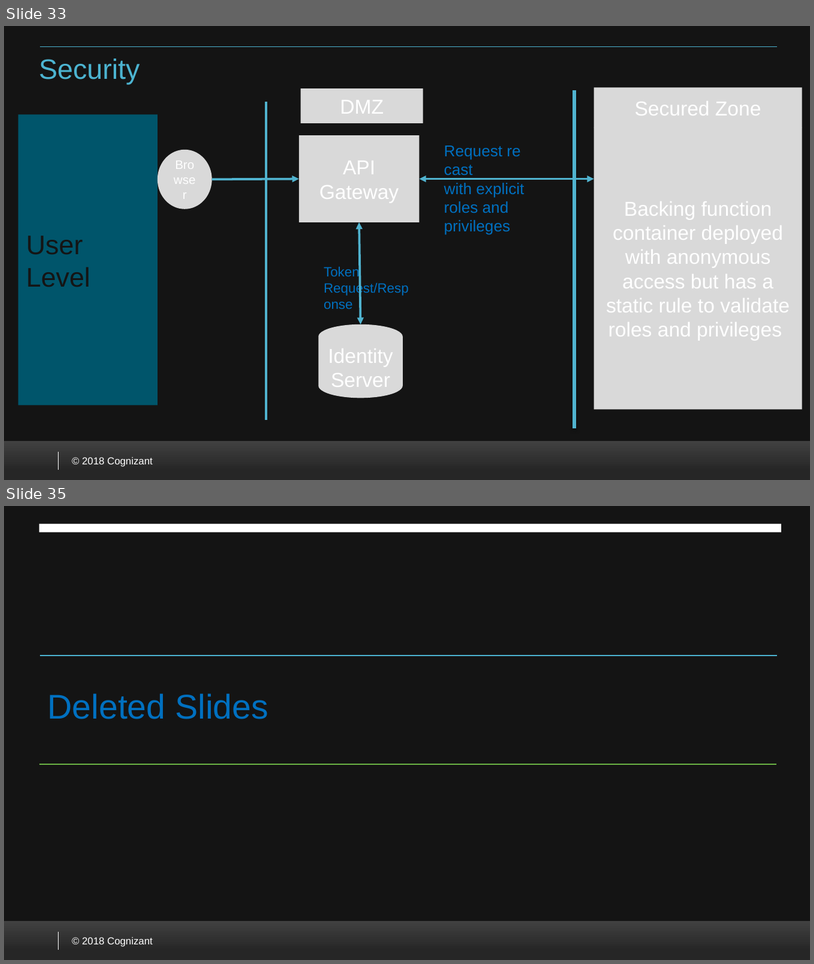
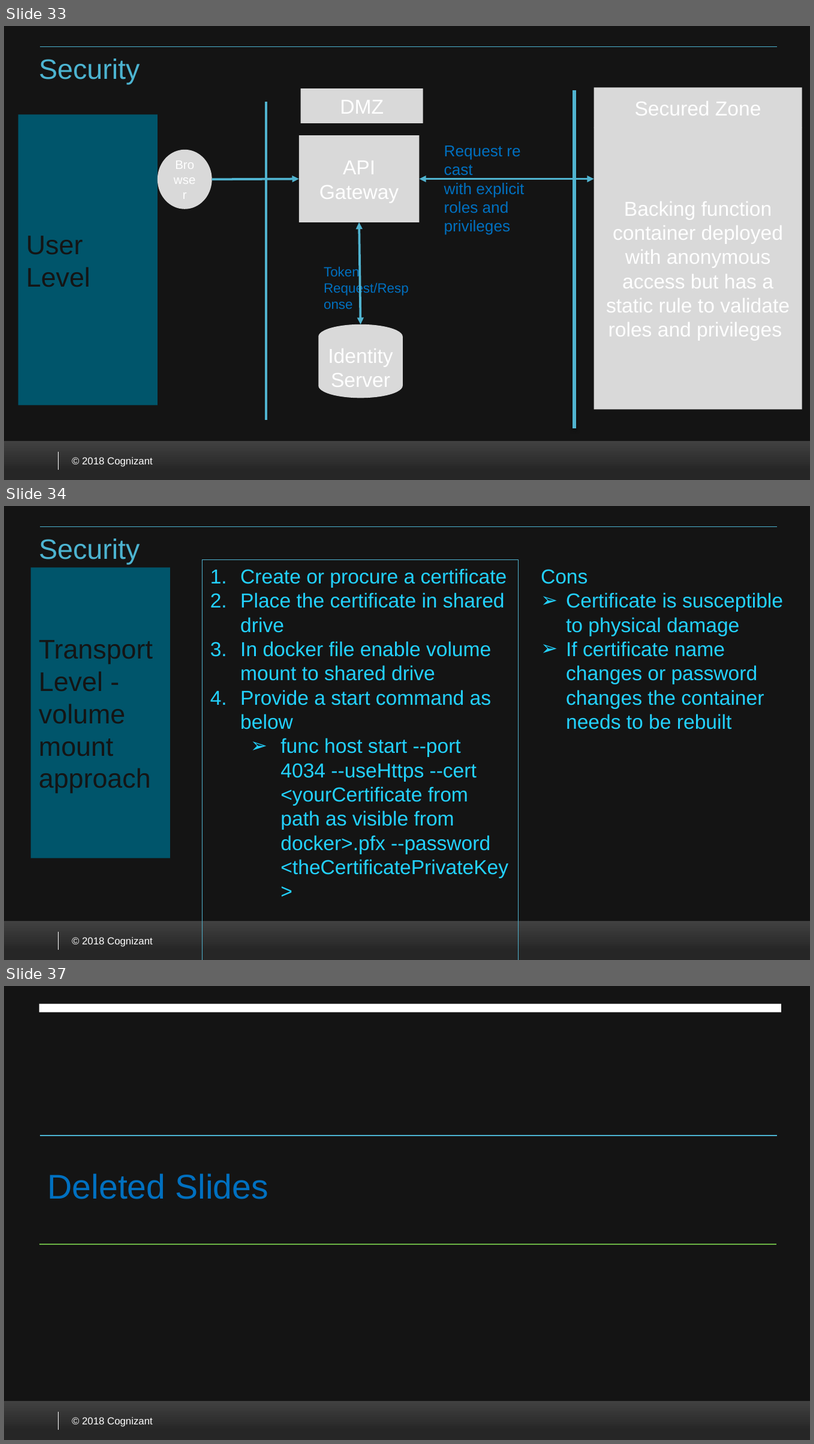
Before and after one commit to VenkateshSrini/MyDocuments, a slide deck: Azurefunction 2.0.pptx. Shown one above the other, each under a label of ours: slides 33 and 35 before the commit, slides 33, 34 and 37 after it; the slides between them are not shown. The pictures are 814x964 and 814x1444 pixels, drawn with LibreOffice and Linux fonts; fonts in the diff are those of the drawing; background and template pictures are left out. Boxes give left, top, right and bottom in pixels: in the first picture for what was removed or moved away, otherwise in the second. Text is boxed around its words. In the diff, an @@ line names an element or a change of style, - is before the commit and + after.

```diff
--- a/Azurefunction 2.0.pptx
+++ b/Azurefunction 2.0.pptx
@@ slide 34 added at [4, 506, 810, 960], background #FFFFFF; not listed: 5 template elements that a slide beside it also shows @@
@@ title added at [39, 538, 140, 565], 25 pt, text #4CB4D1 @@
+Security
@@ text added at [30, 567, 170, 858], fill #00566B, 24 pt, text #141414 @@
+Transport Level - volume mount approach
@@ rectangle added at [203, 560, 518, 960], outline #50B3CF 0.25 pt, 18 pt, text #23D2FF @@
+1. Create or procure a certificate
+2. Place the certificate in shared drive
+3. In docker file enable volume mount to shared drive
+4. Provide a start command as below
+  ➢ func host start --port 4034 --useHttps --cert <yourCertificate from path as visible from docker>.pfx --password <theCertificatePrivateKey>
@@ text added at [541, 569, 783, 729], 18 pt, text #23D2FF @@
+Cons
+➢ Certificate is susceptible to physical damage
+➢ If certificate name changes or password changes the container needs to be rebuilt
@@ what was slide 35 is now slide 37 @@
```
Also in this commit, not shown: 4 slides changed, 1 other slide added.
